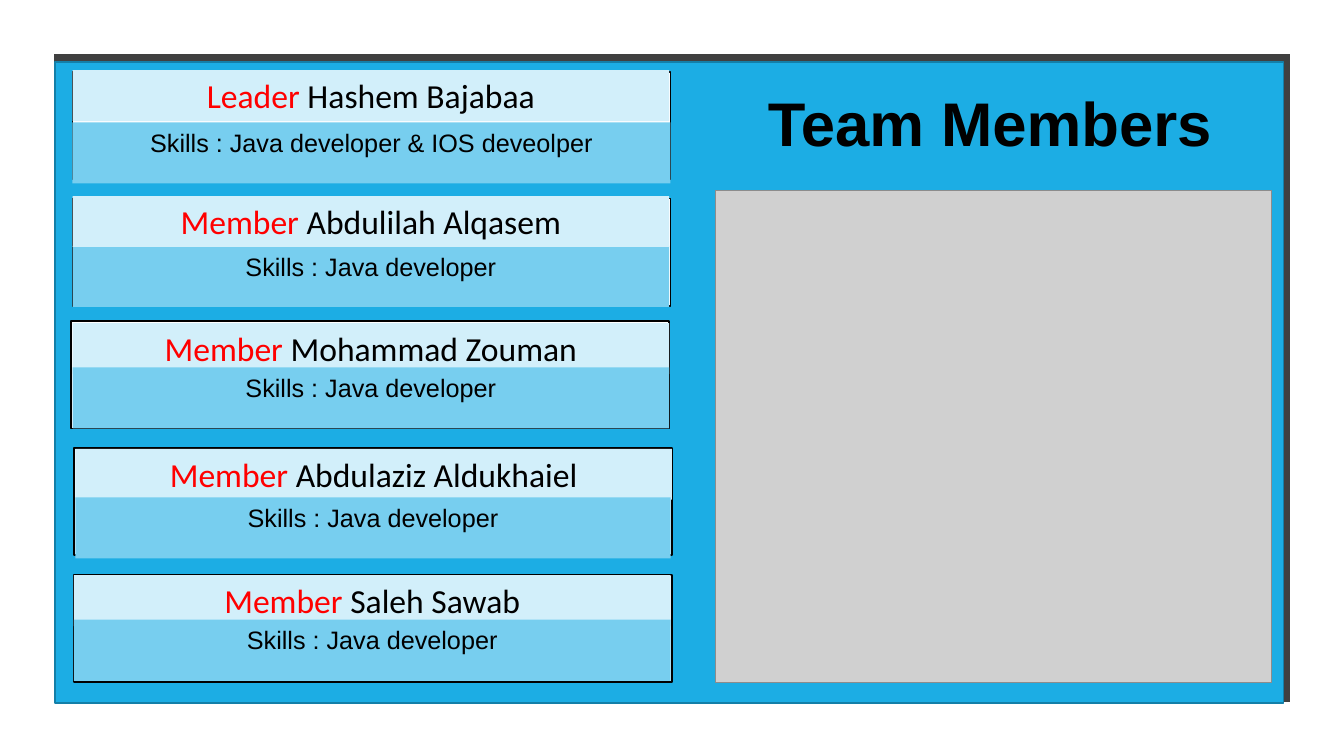
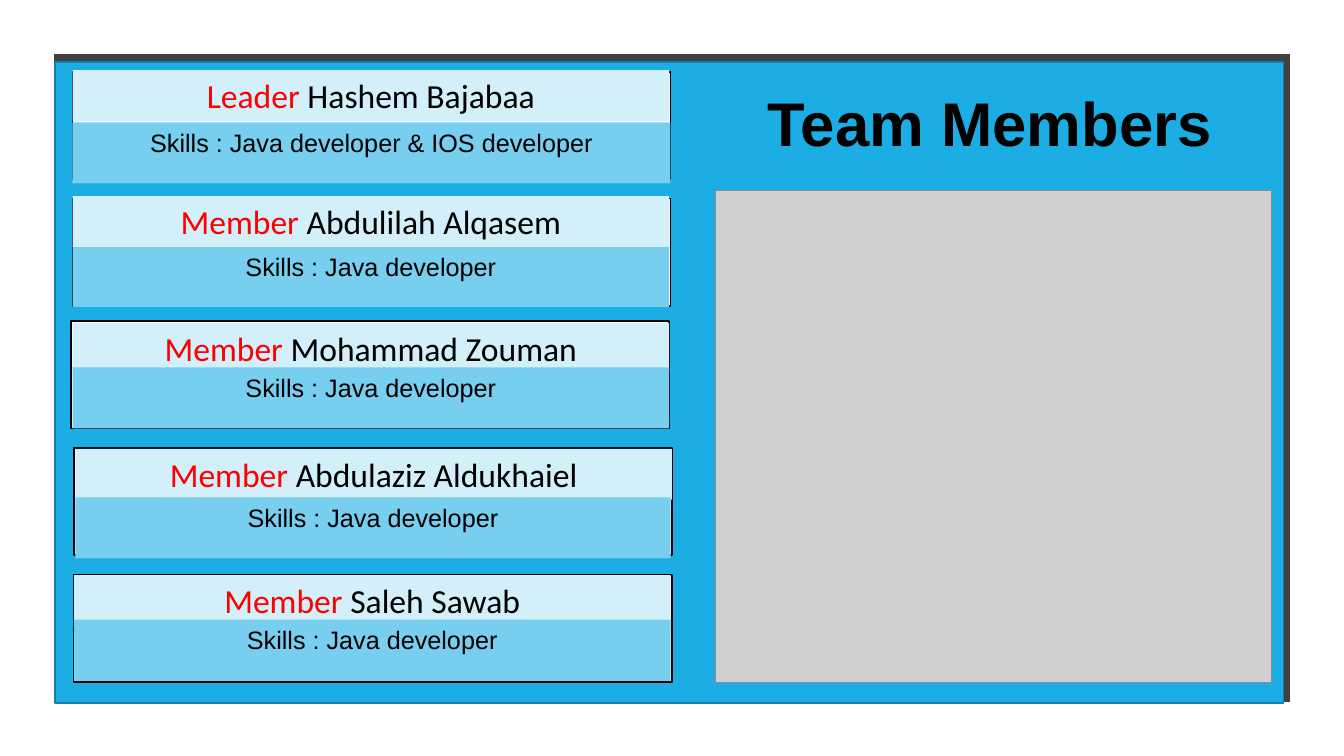
Before and after one commit to hashem-ali/SATS, a slide deck: slide 2 of ProjectPhases/Project-Phase-03-CS310-F-171.pptx. Drawn at 1344x756 pixels with LibreOffice and Linux fonts; fonts in the diff are those of the drawing; grey boxes stand for pictures. Boxes give left, top, right and bottom in pixels: in the first picture for what was removed or moved away, otherwise in the second. Text is boxed around its words. In the diff, an @@ line names an element or a change of style, - is before the commit and + after.

Commit message:
Slides from 5 to 10 uploaded

```diff
--- a/ProjectPhases/Project-Phase-03-CS310-F-171.pptx
+++ b/ProjectPhases/Project-Phase-03-CS310-F-171.pptx
@@ text in rectangle at [150, 133, 593, 158]: text changed @@
-Skills : Java developer & IOS deveolper
+Skills : Java developer & IOS developer
```
Also in this commit, not shown: 1 other slide changed, 6 slides added, 1 slide removed.
